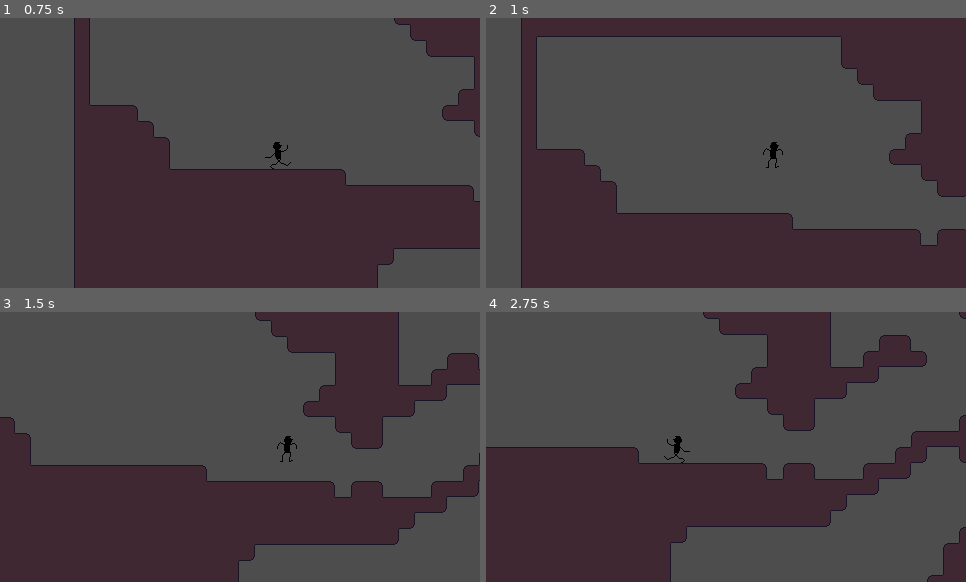
Above: before the commit, frames 1-4 (two rows, left to right).
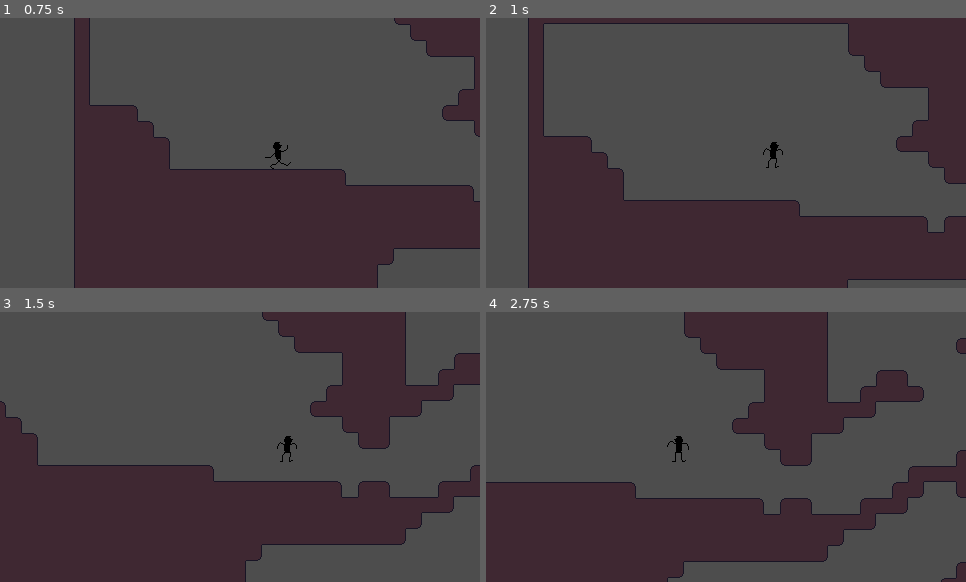
Above: after the commit, the same moments.

Repository: PotatoGameDev/knigth
Game: Godot game, scene res://logic/main.tscn
The game is run twice, just before and just after one commit, with the same random seed, the same clock (stepped at 60 frames per second) and the same inputs.
Inputs:
- Up to frame 1 (0.75 s): hold D (right) from 0.53 s (still down); hold Space (smash, bound only after the commit) from 0.53 s (still down)
- Up to frame 2 (1 s): keep holding D (right); keep holding Space (smash, bound only after the commit); tap W (jump) at 0.77, 0.8 s
- Up to frame 3 (1.5 s): keep holding D (right); tap W (jump) at 1.07, 1.35 s; release Space (smash, bound only after the commit) at 1.28 s
- Up to frame 4 (2.75 s): tap W (jump) at 1.52, 1.82, 2.3 s; tap Space (smash, bound only after the commit) at 1.55 s; release D (right) at 2.03 s; hold A (left) from 2.03 s (still down); hold Space (smash, bound only after the commit) from 2.03 s (still down)

Frame 1 is identical in both runs. In frame 2, 14% of the frame differs, in the area x 7-100%, y 0-100%; in frame 3, 3.6%; in frame 4, 29%, in the area x 0-100%, y 0-100%.

Commit message:
Added smashing logic

Diff:
--- a/logic/knight.gd
+++ b/logic/knight.gd
@@ -30,6 +30,7 @@
 @onready var idle_state: IdleState = $States/Idle
 @onready var falling_state: FallingState = $States/Falling
 @onready var jumping_state: JumpingState = $States/Jumping
+@onready var smashing_state: SmashingState = $States/Smashing
 
 func _ready() -> void:
 	change_state(idle_state)
--- a/logic/main.tscn
+++ b/logic/main.tscn
@@ -8,6 +8,7 @@
 [ext_resource type="Script" path="res://logic/player_running_state.gd" id="6_xapj7"]
 [ext_resource type="Script" path="res://logic/player_falling_state.gd" id="7_mi5q2"]
 [ext_resource type="Script" path="res://logic/player_jumping_state.gd" id="8_b2foh"]
+[ext_resource type="Script" path="res://logic/player_smashing_state.gd" id="9_hsdi7"]
 
 [sub_resource type="TileSetAtlasSource" id="TileSetAtlasSource_khjfu"]
 texture = ExtResource("2_unhpw")
@@ -150,6 +151,14 @@
 atlas = ExtResource("3_o8x73")
 region = Rect2(32, 0, 32, 32)
 
+[sub_resource type="AtlasTexture" id="AtlasTexture_hsdi7"]
+atlas = ExtResource("3_o8x73")
+region = Rect2(0, 128, 32, 32)
+
+[sub_resource type="AtlasTexture" id="AtlasTexture_2p3p6"]
+atlas = ExtResource("3_o8x73")
+region = Rect2(32, 128, 32, 32)
+
 [sub_resource type="SpriteFrames" id="SpriteFrames_4bo3m"]
 animations = [{
 "frames": [{
@@ -194,6 +203,17 @@
 }],
 "loop": true,
 "name": &"run",
+"speed": 5.0
+}, {
+"frames": [{
+"duration": 1.0,
+"texture": SubResource("AtlasTexture_hsdi7")
+}, {
+"duration": 1.0,
+"texture": SubResource("AtlasTexture_2p3p6")
+}],
+"loop": false,
+"name": &"smash",
 "speed": 5.0
 }]
 
@@ -216,7 +236,7 @@
 
 [node name="Animation" type="AnimatedSprite2D" parent="Knight"]
 sprite_frames = SubResource("SpriteFrames_4bo3m")
-animation = &"fall"
+animation = &"smash"
 autoplay = "idle"
 
 [node name="States" type="Node" parent="Knight"]
@@ -232,6 +252,10 @@
 
 [node name="Jumping" type="Node" parent="Knight/States"]
 script = ExtResource("8_b2foh")
+
+[node name="Smashing" type="Node" parent="Knight/States"]
+script = ExtResource("9_hsdi7")
+gravity_coefficient = 4.0
 
 [node name="Camera2D" type="Camera2D" parent="Knight"]
 limit_smoothed = true
--- a/logic/player_jumping_state.gd
+++ b/logic/player_jumping_state.gd
@@ -19,9 +19,6 @@
 	if not ownr.is_on_floor():
 		ownr.velocity.y += ownr.gravity * delta
 
-	if ownr.velocity.y > ownr.max_fall_speed:
-		ownr.velocity.y = ownr.max_fall_speed
-
 	# Horizontal User Control
 	ownr.velocity.x = ownr.movement * ownr.speed
 
@@ -42,6 +39,10 @@
 
 	if !Input.is_action_pressed("jump"):
 		ownr.change_state(ownr.falling_state)
+		return
+	if Input.is_action_pressed("smash"):
+		ownr.change_state(ownr.smashing_state)
+		return
 
 func exit(_ownr) -> void:
 	pass
--- a/icon.svg.import
+++ b/logic/player_smashing_state.gd
@@ -1,37 +1,29 @@
-[remap]
+# The player's idle state.
+extends Node
+class_name SmashingState
 
-importer="texture"
-type="CompressedTexture2D"
-uid="uid://dcmxtp22mwf0d"
-path="res://.godot/imported/icon.svg-218a8f2b3041327d8a5756f3a245f83b.ctex"
-metadata={
-"vram_texture": false
-}
+@export var gravity_coefficient := 2.0
+@export var controls_coefficient := 0.5
 
-[deps]
+func enter(ownr) -> void:
+	ownr.animation.play("smash")
+	ownr.velocity.y = ownr.max_fall_speed * 0.5
 
-source_file="res://icon.svg"
-dest_files=["res://.godot/imported/icon.svg-218a8f2b3041327d8a5756f3a245f83b.ctex"]
+func update(ownr: Knight, delta: float) -> void:
+	if ownr.is_on_floor():
+		ownr.change_state(ownr.idle_state)
+	else:
+		ownr.velocity.y += ownr.gravity * gravity_coefficient * delta
+		ownr.velocity.x = ownr.movement * controls_coefficient * ownr.speed
 
-[params]
+func handle_input(ownr: Knight) -> void:
+	if ownr.movement != 0:
+		ownr.direction = ownr.movement
 
-compress/mode=0
-compress/high_quality=false
-compress/lossy_quality=0.7
-compress/hdr_compression=1
-compress/normal_map=0
-compress/channel_pack=0
-mipmaps/generate=false
-mipmaps/limit=-1
-roughness/mode=0
-roughness/src_normal=""
-process/fix_alpha_border=true
-process/premult_alpha=false
-process/normal_map_invert_y=false
-process/hdr_as_srgb=false
-process/hdr_clamp_exposure=false
-process/size_limit=0
-detect_3d/compress_to=1
-svg/scale=1.0
-editor/scale_with_editor_scale=false
-editor/convert_colors_with_editor_theme=false
+	ownr.animation.flip_h = ownr.direction == -1
+
+	if Input.is_action_just_pressed("jump") and ownr.coyote_timer > 0.0:
+		ownr.change_state(ownr.jumping_state)
+
+func exit(ownr) -> void:
+	ownr.velocity.y = 0
--- a/project.godot
+++ b/project.godot
@@ -49,6 +49,12 @@
 "events": [Object(InputEventKey,"resource_local_to_scene":false,"resource_name":"","device":-1,"window_id":0,"alt_press …(192 unchanged characters)…
 ]
 }
+smash={
+"deadzone": 0.2,
+"events": [Object(InputEventKey,"resource_local_to_scene":false,"resource_name":"","device":-1,"window_id":0,"alt_pressed":false,"shift_pressed":false,"ctrl_pressed":false,"meta_pressed":false,"pressed":false,"keycode":0,"physical_keycode":32,"key_label":0,"unicode":32,"location":0,"echo":false,"script":null)
+, Object(InputEventKey,"resource_local_to_scene":false,"resource_name":"","device":-1,"window_id":0,"alt_pressed":false,"shift_pressed":false,"ctrl_pressed":false,"meta_pressed":false,"pressed":false,"keycode":0,"physical_keycode":83,"key_label":0,"unicode":115,"location":0,"echo":false,"script":null)
+]
+}
 
 [layer_names]
 
Binary file changed: asperite/knight.aseprite
Binary file changed: assets/sprites/knight-sheet.png
Not shown: 1 places in logic/main.tscn that only renumber resources
